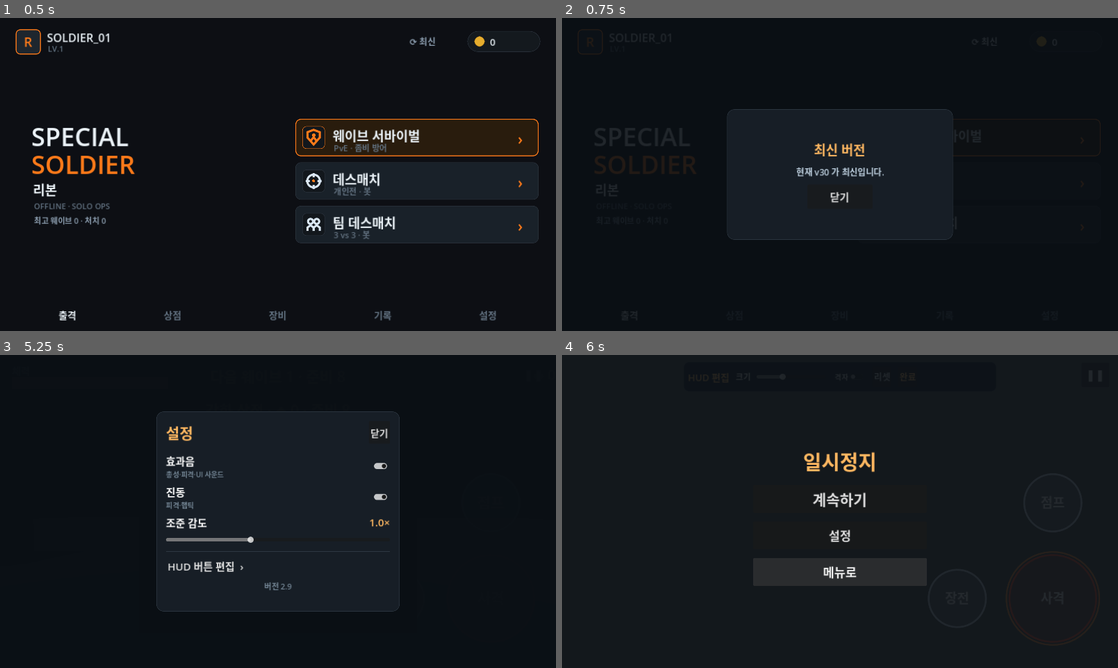
Above: before the commit, frames 1-4 (two rows, left to right).
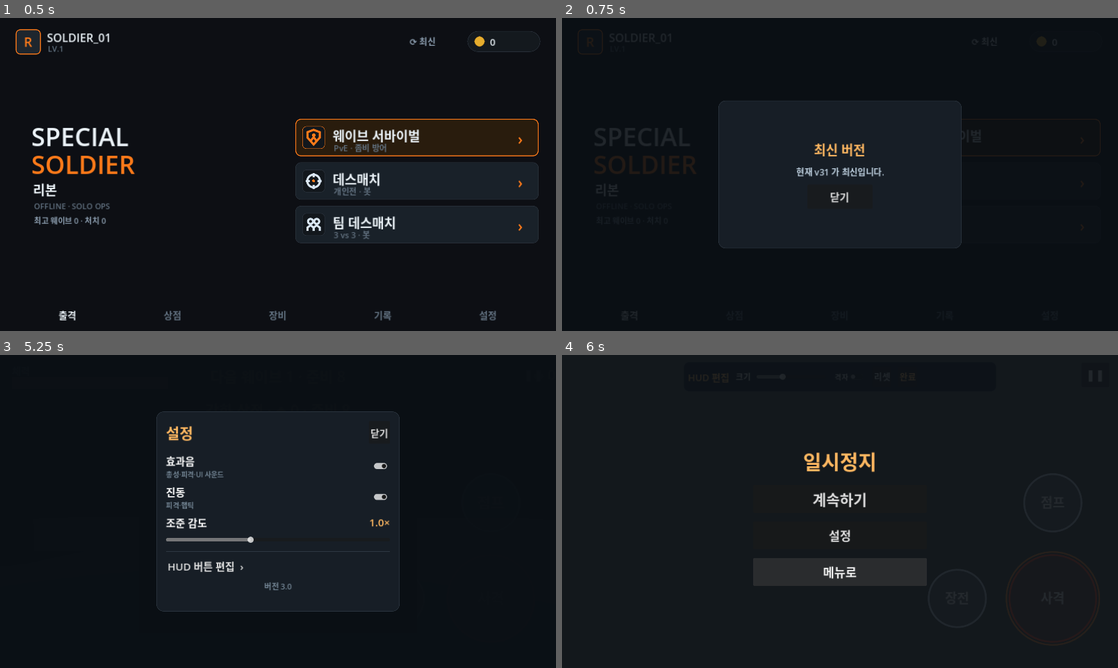
Above: after the commit, the same moments.

Repository: jjongjjongs/Reborn
Game: Godot game, scene res://Menu.tscn
The game is run twice, just before and just after one commit, with the same random seed, the same clock (stepped at 60 frames per second) and the same inputs.
Inputs (mouse positions are in pixels of both pictures, inside the frame that each line leads up to):
- Up to frame 1 (0.5 s): no input
- Up to frame 2 (0.75 s): click "⟳ 최신" at 0.5 s
- Up to frame 3 (5.25 s): click "닫기" at 1.25 s; click (417, 473) at 2.02 s; click "❚❚" at 2.75 s; click "계속하기" at 3.5 s; click "❚❚" at 4.25 s; click "설정" at 5 s
- Up to frame 4 (6 s): click "메뉴로" at 5.75 s

Frame 1 is identical in both runs. In frame 2, 0.3% of the frame differs, in the area x 28-72%, y 26-74%; in frame 3, less than 0.1%; in frame 4, nothing differs.

Commit message:
feat: 인앱 업데이트 2단계 — 앱 내 다운로드 + 시스템 설치창 (v31)
- android_plugin/RebornUpdater.java: Godot v2 안드로이드 플러그인. FileProvider
  content:// URI + APK MIME + FLAG_GRANT_READ_URI_PERMISSION으로 시스템 설치 관리자
  호출(Android는 file:// 설치 불가). can_install()/open_install_settings()/install_apk().
  JNI 너머로 예외를 던지지 않고 실패 사유 문자열 반환.
- CI: 빌드 템플릿에 플러그인 소스·file_paths.xml 복사, 매니페스트에 FileProvider와
  org.godotengine.plugin.v2.RebornUpdater 등록 패치. 병합 매니페스트 진단 출력.
- updater.gd: '지금 업데이트' → 앱 안에서 user://update.apk로 다운로드(진행바, MB 표시)
  → 설치 권한 확인(없으면 '권한 설정' 딥링크) → 설치창. 다음 실행 시 남은 APK 자동 삭제.
  플러그인 없으면(데스크톱) 브라우저 링크로 폴백.
- export: compress_native_libraries=true (gradle 빌드 72MB → 축소 목적).
- 버전 30→31 (2.9→3.0)

Co-Authored-By: Claude Opus 5.5 <noreply@anthropic.com>
Claude-Session: https://claude.ai/code/session_017gCHGQkLFHx2VS6S1QuV14

Diff:
--- a/game/project.godot
+++ b/game/project.godot
@@ -4,8 +4,8 @@
 [application]
 
 config/name="스페셜솔져 리본"
-config/version="2.9"
-config/build_code=30
+config/version="3.0"
+config/build_code=31
 run/main_scene="res://Menu.tscn"
 config/icon="res://icon.svg"
 config/features=PackedStringArray("4.3", "GL Compatibility")
--- a/game/updater.gd
+++ b/game/updater.gd
@@ -1,33 +1,58 @@
 extends CanvasLayer
-## In-app update check (tier 1). Reads the public GitHub release, compares the
-## latest reborn-vN.apk against this build's code, and (if newer) opens the APK
-## download in the browser to install. No special install permission needed.
+## In-app updater (tier 2). Reads the public GitHub release, compares the latest
+## reborn-vN.apk with this build's code, downloads it INSIDE the app (progress
+## bar) to user://update.apk, then hands it to the system installer through the
+## native RebornUpdater plugin (FileProvider + ACTION_VIEW). The leftover APK is
+## deleted on the next launch. Falls back to the browser link if the plugin is
+## missing (e.g. desktop/editor runs).
 
 signal checked(has_update: bool, latest: int)
 
 const API := "https://api.github.com/repos/jjongjjongs/Reborn/releases/tags/game-latest"
+const APK_PATH := "user://update.apk"
 
 var _http: HTTPRequest
+var _dl: HTTPRequest
 var _latest := 0
 var _url := ""
 var _has := false
 var _done := false
+var _downloading := false
+var _ready_to_install := false
 var _dialog: Control
 var _title: Label
 var _body: Label
+var _bar: ProgressBar
 var _getbtn: Button
+var _permbtn: Button
 
 func _ready() -> void:
 	layer = 96
 	process_mode = Node.PROCESS_MODE_ALWAYS
+	_cleanup_old_apk()
 	_http = HTTPRequest.new()
 	add_child(_http)
 	_http.request_completed.connect(_on_done)
+	_dl = HTTPRequest.new()
+	_dl.download_chunk_size = 262144
+	_dl.use_threads = true
+	add_child(_dl)
+	_dl.request_completed.connect(_on_downloaded)
 	_build()
 	_dialog.visible = false
 
 func installed() -> int:
 	return int(ProjectSettings.get_setting("application/config/build_code", 0))
+
+func _plugin() -> Object:
+	if Engine.has_singleton("RebornUpdater"):
+		return Engine.get_singleton("RebornUpdater")
+	return null
+
+func _cleanup_old_apk() -> void:
+	# after an update installs, the new app launches and removes the leftover file
+	if FileAccess.file_exists(APK_PATH):
+		DirAccess.remove_absolute(ProjectSettings.globalize_path(APK_PATH))
 
 func refresh() -> void:
 	_http.cancel_request()
@@ -39,12 +64,16 @@
 func show_dialog() -> void:
 	Sfx.play("ui")
 	_dialog.visible = true
+	if _downloading or _ready_to_install:
+		return
 	if _done:
 		_render()
 	else:
 		_title.text = "업데이트 확인 중…"
 		_body.text = ""
 		_getbtn.visible = false
+		_permbtn.visible = false
+		_bar.visible = false
 		refresh()
 
 func _fail(code: int) -> void:
@@ -75,20 +104,92 @@
 	_latest = best
 	_url = besturl
 	_has = best > installed()
-	if _dialog.visible:
+	if _dialog.visible and not _downloading:
 		_render()
 	checked.emit(_has, _latest)
 
 func _render() -> void:
 	var inst := installed()
+	_bar.visible = false
+	_permbtn.visible = false
 	if _has:
 		_title.text = "새 버전 v%d 있음" % _latest
-		_body.text = "현재 v%d → 최신 v%d\n받기를 누르면 브라우저에서 APK를 내려받아 설치합니다." % [inst, _latest]
+		_body.text = "현재 v%d → 최신 v%d\n지금 업데이트를 누르면 앱 안에서 받아 바로 설치합니다." % [inst, _latest]
+		_getbtn.text = "지금 업데이트"
 		_getbtn.visible = _url != ""
 	else:
 		_title.text = "최신 버전"
 		_body.text = "현재 v%d 가 최신입니다." % inst
 		_getbtn.visible = false
+
+# ---- download + install ----
+func _on_get() -> void:
+	if _ready_to_install:
+		_install()
+		return
+	if _url == "" or _downloading:
+		return
+	if _plugin() == null:
+		OS.shell_open(_url)   # no native installer (desktop/editor): browser fallback
+		return
+	_cleanup_old_apk()
+	_dl.download_file = APK_PATH
+	var err := _dl.request(_url, PackedStringArray(["User-Agent: RebornGame"]))
+	if err != OK:
+		_title.text = "다운로드 실패"
+		_body.text = "다시 시도해 주세요. (%d)" % err
+		return
+	_downloading = true
+	_title.text = "다운로드 중…"
+	_body.text = "v%d 받는 중" % _latest
+	_bar.value = 0.0
+	_bar.visible = true
+	_getbtn.visible = false
+
+func _process(_dt: float) -> void:
+	if _downloading:
+		var total := _dl.get_body_size()
+		var got := _dl.get_downloaded_bytes()
+		if total > 0:
+			_bar.value = 100.0 * float(got) / float(total)
+			_body.text = "v%d 받는 중  %.1f / %.1f MB" % [_latest, got / 1048576.0, total / 1048576.0]
+
+func _on_downloaded(result: int, code: int, _h: PackedStringArray, _b: PackedByteArray) -> void:
+	_downloading = false
+	if result != HTTPRequest.RESULT_SUCCESS or code != 200:
+		_title.text = "다운로드 실패"
+		_body.text = "네트워크를 확인하고 다시 시도해 주세요. (%d/%d)" % [result, code]
+		_bar.visible = false
+		_getbtn.text = "다시 받기"
+		_getbtn.visible = true
+		return
+	_bar.value = 100.0
+	_ready_to_install = true
+	_install()
+
+func _install() -> void:
+	var p := _plugin()
+	if p == null:
+		OS.shell_open(_url)
+		return
+	if not p.can_install():
+		_title.text = "설치 권한 필요"
+		_body.text = "‘이 출처의 앱 설치 허용’을 켠 뒤 돌아와서 [설치]를 눌러 주세요."
+		_permbtn.visible = true
+		_getbtn.text = "설치"
+		_getbtn.visible = true
+		return
+	var res: String = p.install_apk(ProjectSettings.globalize_path(APK_PATH))
+	if res != "":
+		_title.text = "설치 실패"
+		_body.text = "사유: %s" % res
+		_getbtn.text = "설치 다시 시도"
+		_getbtn.visible = true
+	else:
+		_title.text = "설치 화면을 여는 중…"
+		_body.text = "안내에 따라 [업데이트]를 눌러 주세요."
+		_getbtn.visible = false
+		_permbtn.visible = false
 
 func _build() -> void:
 	_dialog = Control.new()
@@ -99,7 +200,7 @@
 	_dialog.add_child(bg)
 	var panel := PanelContainer.new()
 	panel.anchor_left = 0.5; panel.anchor_right = 0.5; panel.anchor_top = 0.5; panel.anchor_bottom = 0.5
-	panel.offset_left = -260; panel.offset_right = 260; panel.offset_top = -150; panel.offset_bottom = 150
+	panel.offset_left = -280; panel.offset_right = 280; panel.offset_top = -170; panel.offset_bottom = 170
 	var sb := StyleBoxFlat.new(); sb.bg_color = Color(0.09, 0.12, 0.15)
 	sb.set_border_width_all(1); sb.border_color = Color(0.18, 0.22, 0.26)
 	sb.set_corner_radius_all(16); sb.set_content_margin_all(22)
@@ -116,11 +217,19 @@
 	_body.horizontal_alignment = HORIZONTAL_ALIGNMENT_CENTER
 	_body.autowrap_mode = TextServer.AUTOWRAP_WORD_SMART
 	v.add_child(_body)
+	_bar = ProgressBar.new()
+	_bar.min_value = 0.0; _bar.max_value = 100.0; _bar.custom_minimum_size = Vector2(0, 22)
+	_bar.visible = false
+	v.add_child(_bar)
 	var h := HBoxContainer.new(); h.alignment = BoxContainer.ALIGNMENT_CENTER
 	h.add_theme_constant_override("separation", 12)
-	_getbtn = _mk("받기", true, func() -> void:
-		if _url != "": OS.shell_open(_url))
+	_getbtn = _mk("지금 업데이트", true, _on_get)
+	_permbtn = _mk("권한 설정", false, func() -> void:
+		var p := _plugin()
+		if p: p.open_install_settings())
+	_permbtn.visible = false
 	h.add_child(_mk("닫기", false, func() -> void: _dialog.visible = false))
+	h.add_child(_permbtn)
 	h.add_child(_getbtn)
 	v.add_child(h)
 	add_child(_dialog)
Not shown, added: game/android_plugin/.gdignore
Not shown, added: game/android_plugin/reborn_file_paths.xml
Not shown, changed: game/export_presets.cfg
Not shown, added: game/android_plugin/RebornUpdater.java
